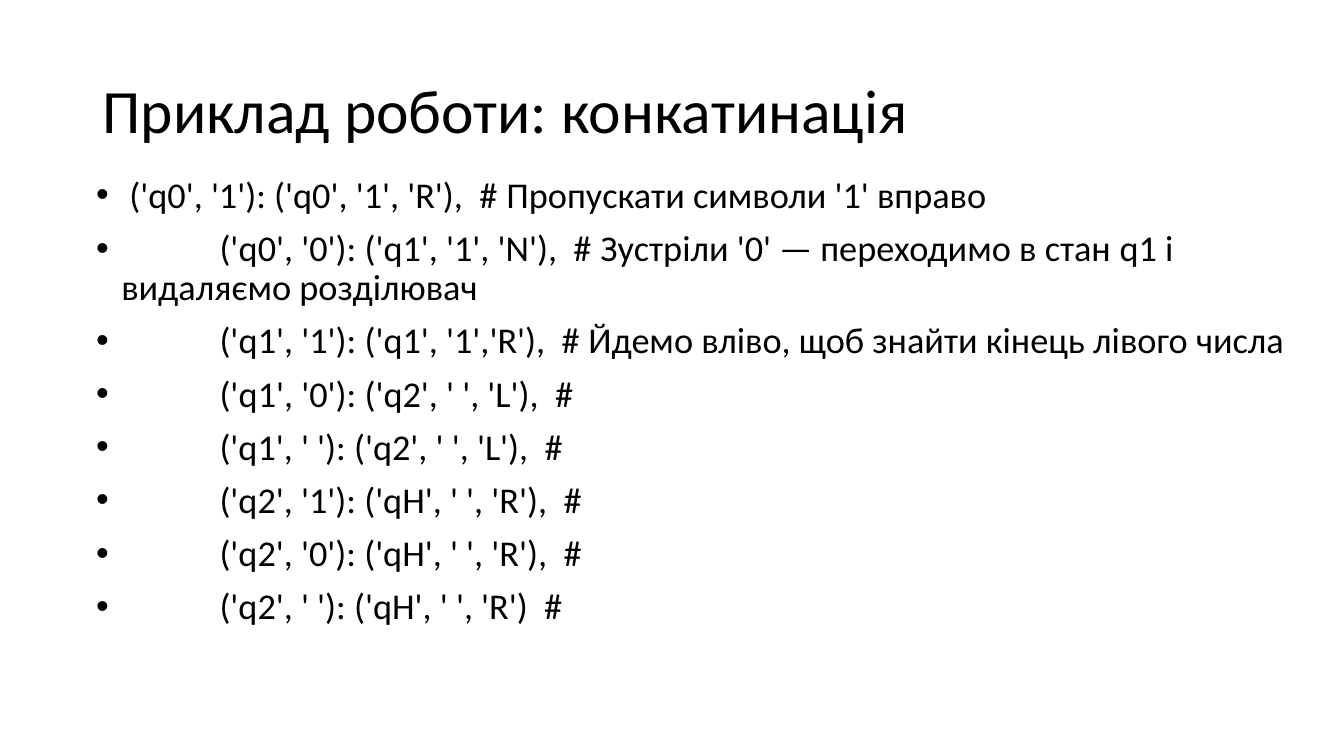
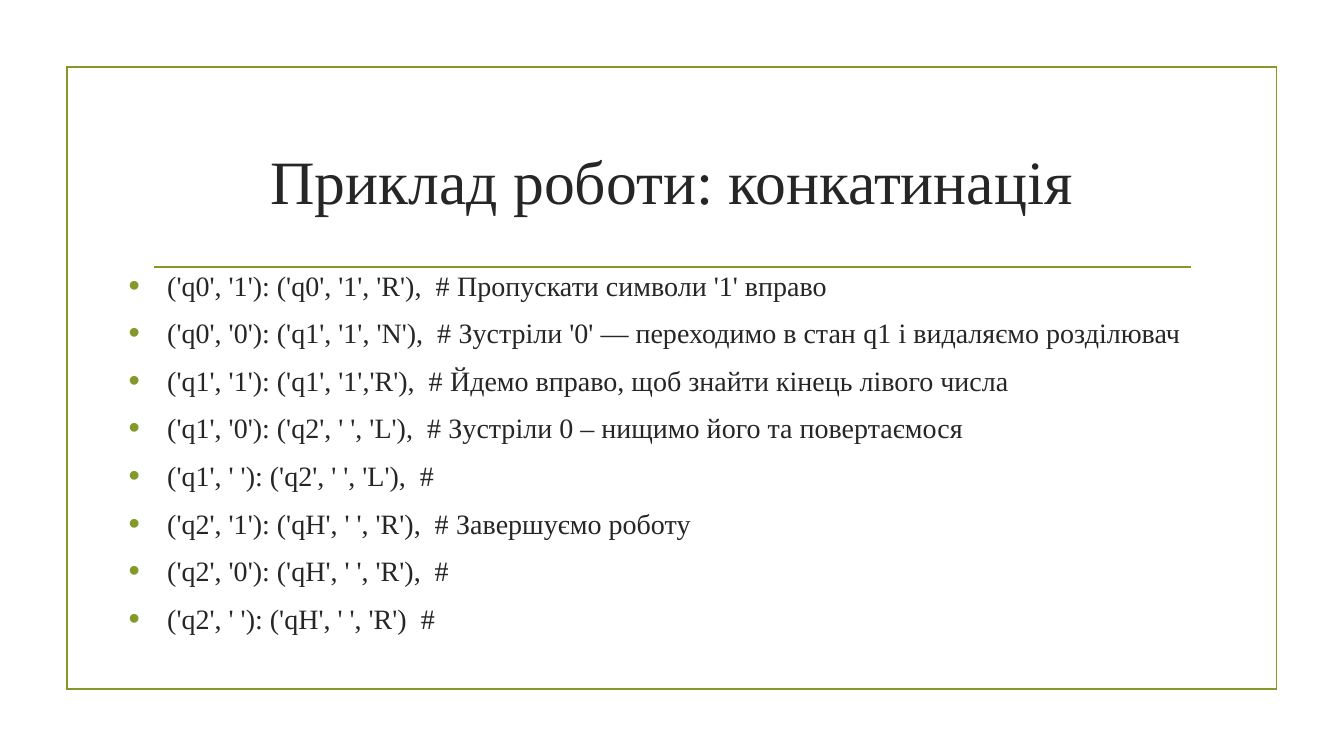
Before and after one commit to mecchmatProjects/Facultative, a slide deck: slide 21 of Lect0.pptx (slide 13 before the commit). Drawn at 1344x756 pixels with LibreOffice and Linux fonts; fonts in the diff are those of the drawing; background and template pictures are left out. Boxes give left, top, right and bottom in pixels: in the first picture for what was removed or moved away, otherwise in the second. Text is boxed around its words. In the diff, an @@ line names an element or a change of style, - is before the commit and + after.

Commit message:
lecture 0: style update

```diff
--- a/Lect0.pptx
+++ b/Lect0.pptx
@@ rectangle added at box(67, 68, 1276, 690), outline #83992A 1.25 pt @@
@@ title "Приклад роботи: конкатинація": place and size @@
-title "Приклад роботи: конкатинація" at box(102, 90, 907, 143)
+title "Приклад роботи: конкатинація" at box(270, 160, 1073, 216)
@@ title "Приклад роботи: конкатинація" at box(270, 160, 1073, 216): font Calibri to Times New Roman, text colour #000000 to #262626; alignment left to centre; line spacing 0.9 to 1 @@
@@ text "('q0', '1'): ('q0', '1', 'R'), ...": place and size @@
-text "('q0', '1'): ('q0', '1', 'R'), ..." at box(121, 181, 1284, 625)
+text "('q0', '1'): ('q0', '1', 'R'), ..." at box(167, 277, 1180, 634)
@@ line added from (154, 267) to (1191, 267), #83992A 1.25 pt @@
@@ text at box(167, 277, 1180, 634): size 25.9 to 20 pt, font Calibri to Times New Roman, text colour #000000 to #262626 in "('q0', '1'): ('q0', '1', 'R'), # Пропускати ...", "('q0', '0'): ('q1', '1', 'N'), # Зустріли ...", "('q1', ' '): ('q2', ' ', 'L'), ...", "('q2', '0'): ('qH', ' ', 'R'), #" and 1 more places; indent changed; line spacing 0.9 to 1 @@
@@ text at box(167, 369, 1008, 444): text changed; size 25.9 to 20 pt; font Calibri to Times New Roman; text colour #000000 to #262626 @@
-• ('q1', '1'): ('q1', '1','R'), # Йдемо вліво, щоб знайти кінець лівого числа
-• ('q1', '0'): ('q2', ' ', 'L'), #
+• ('q1', '1'): ('q1', '1','R'), # Йдемо вправо, щоб знайти кінець лівого числа
+• ('q1', '0'): ('q2', ' ', 'L'), # Зустріли 0 – нищимо його та повертаємося
@@ text at box(167, 514, 691, 539): text changed; size 25.9 to 20 pt; font Calibri to Times New Roman; text colour #000000 to #262626 @@
-• ('q2', '1'): ('qH', ' ', 'R'), #
+• ('q2', '1'): ('qH', ' ', 'R'), # Завершуємо роботу
```
Also in this commit, not shown: 29 other slides changed.
